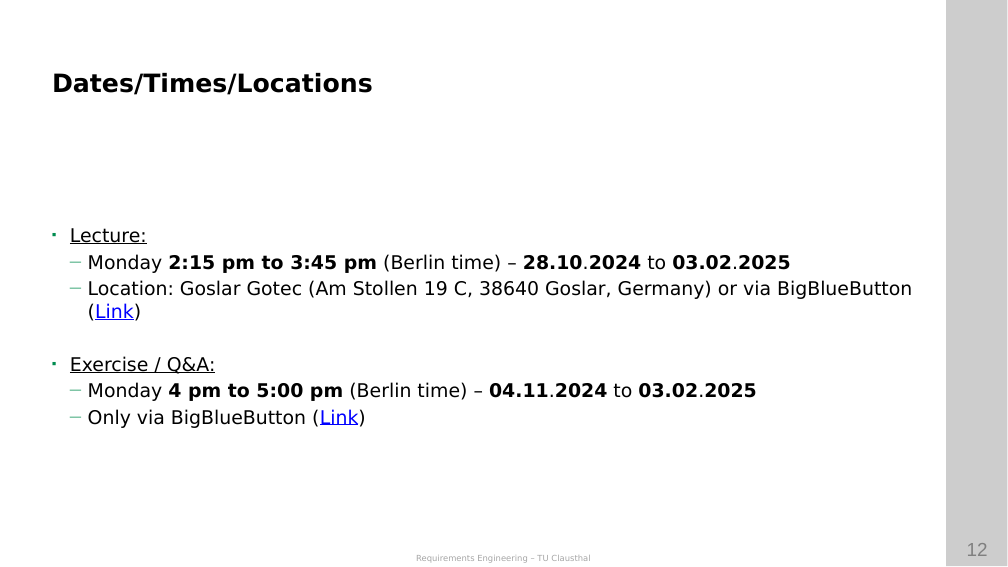
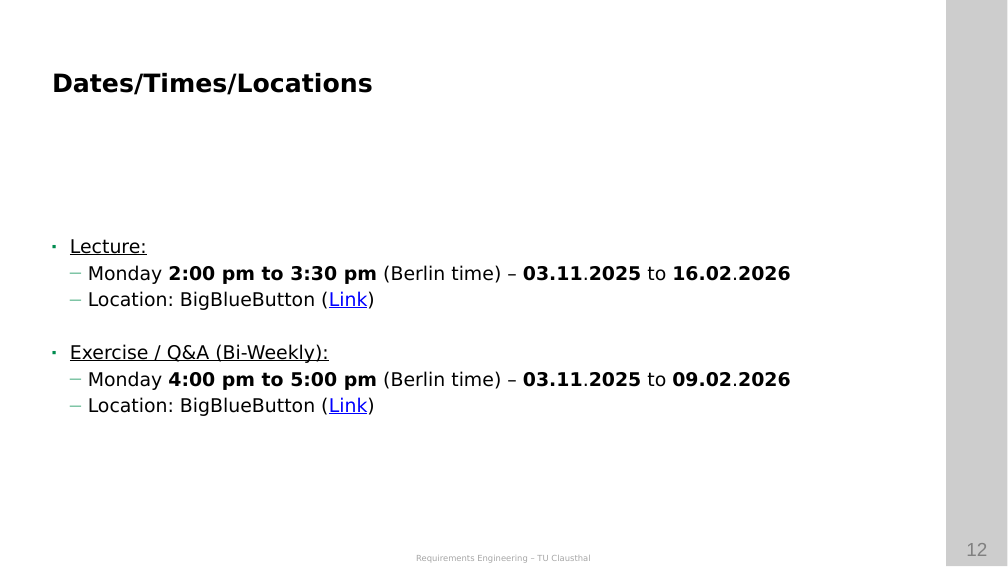
Before and after one commit to ETCE-LAB/teaching-material, a slide deck: slide 12 of Requirements-Engineering/RE-L00-Organization.pptx. Drawn at 1008x567 pixels with LibreOffice and Linux fonts; fonts in the diff are those of the drawing; background and template pictures are left out. Boxes give left, top, right and bottom in pixels: in the first picture for what was removed or moved away, otherwise in the second. Text is boxed around its words. In the diff, an @@ line names an element or a change of style, - is before the commit and + after.

```diff
--- a/Requirements-Engineering/RE-L00-Organization.pptx
+++ b/Requirements-Engineering/RE-L00-Organization.pptx
@@ text at (70,265,790,416): text changed @@
-  — Monday 2:15 pm to 3:45 pm (Berlin time) – 28.10.2024 to 03.02.2025
-  — Location: Goslar Gotec (Am Stollen 19 C, 38640 Goslar, Germany) or via BigBlueButton (Link)
-◾ Exercise / Q&A:
-  — Monday 4 pm to 5:00 pm (Berlin time) – 04.11.2024 to 03.02.2025
-  — Only via BigBlueButton (Link)
+  — Monday 2:00 pm to 3:30 pm (Berlin time) – 03.11.2025 to 16.02.2026
+  — Location: BigBlueButton (Link)
+◾ Exercise / Q&A (Bi-Weekly):
+  — Monday 4:00 pm to 5:00 pm (Berlin time) – 03.11.2025 to 09.02.2026
+  — Location: BigBlueButton (Link)
```
Also in this commit, not shown: 5 other slides changed, 1 slide added, 2 other files.
